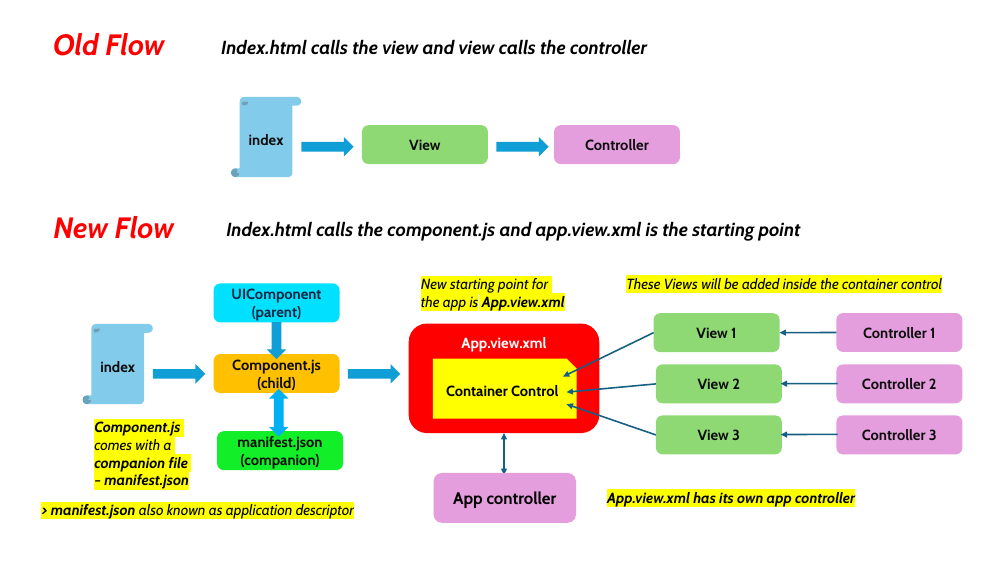
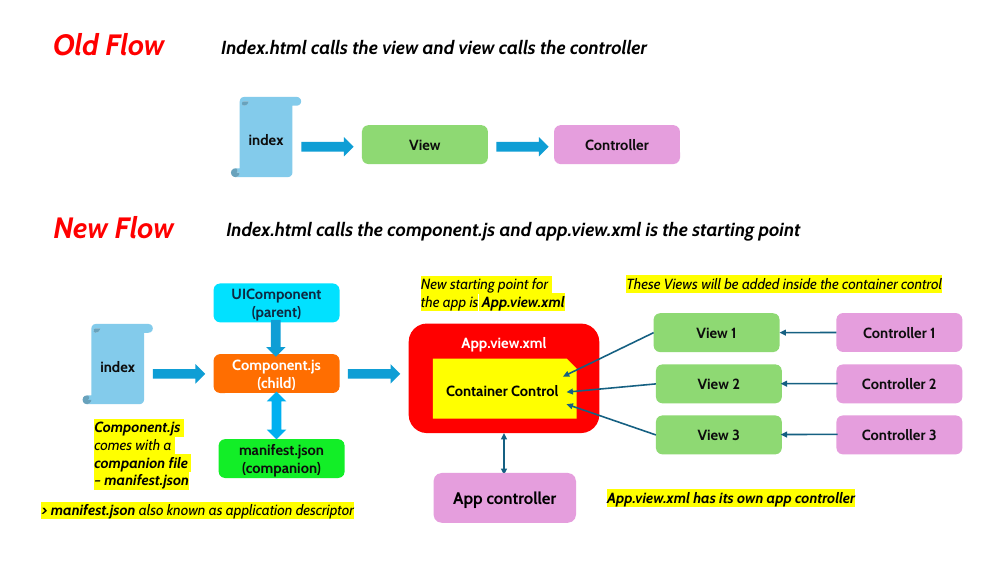
Before and after one commit to Octavius-Dante/Arthelais, a slide deck: slide 1 of ex_17/Fiori Guideline.pptx. Drawn at 1008x567 pixels with LibreOffice and Linux fonts; fonts in the diff are those of the drawing. Boxes give left, top, right and bottom in pixels: in the first picture for what was removed or moved away, otherwise in the second. Text is boxed around its words. In the diff, an @@ line names an element or a change of style, - is before the commit and + after.

```diff
--- a/ex_17/Fiori Guideline.pptx
+++ b/ex_17/Fiori Guideline.pptx
@@ rounded rectangle "Component.js (child)" at box(214, 354, 340, 393): text colour #0D0D0D to #FFFFFF; fill #FFC000 to #FF6E01 @@
@@ rounded rectangle "manifest.json": place and size @@
-rounded rectangle "manifest.json" at box(217, 431, 343, 470)
+rounded rectangle "manifest.json" at box(219, 439, 345, 479)
```
Also in this commit, not shown: 3 other files.
